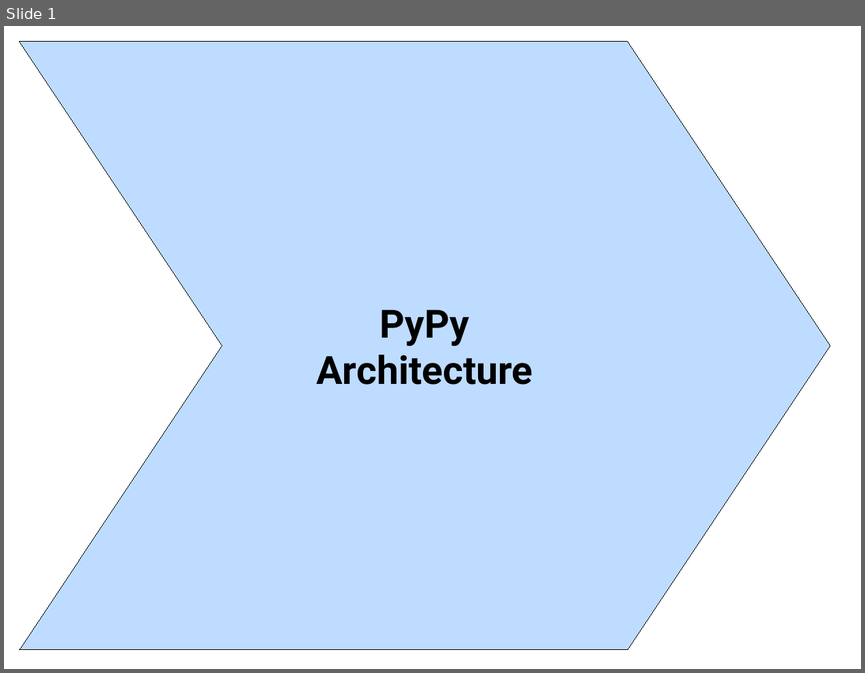
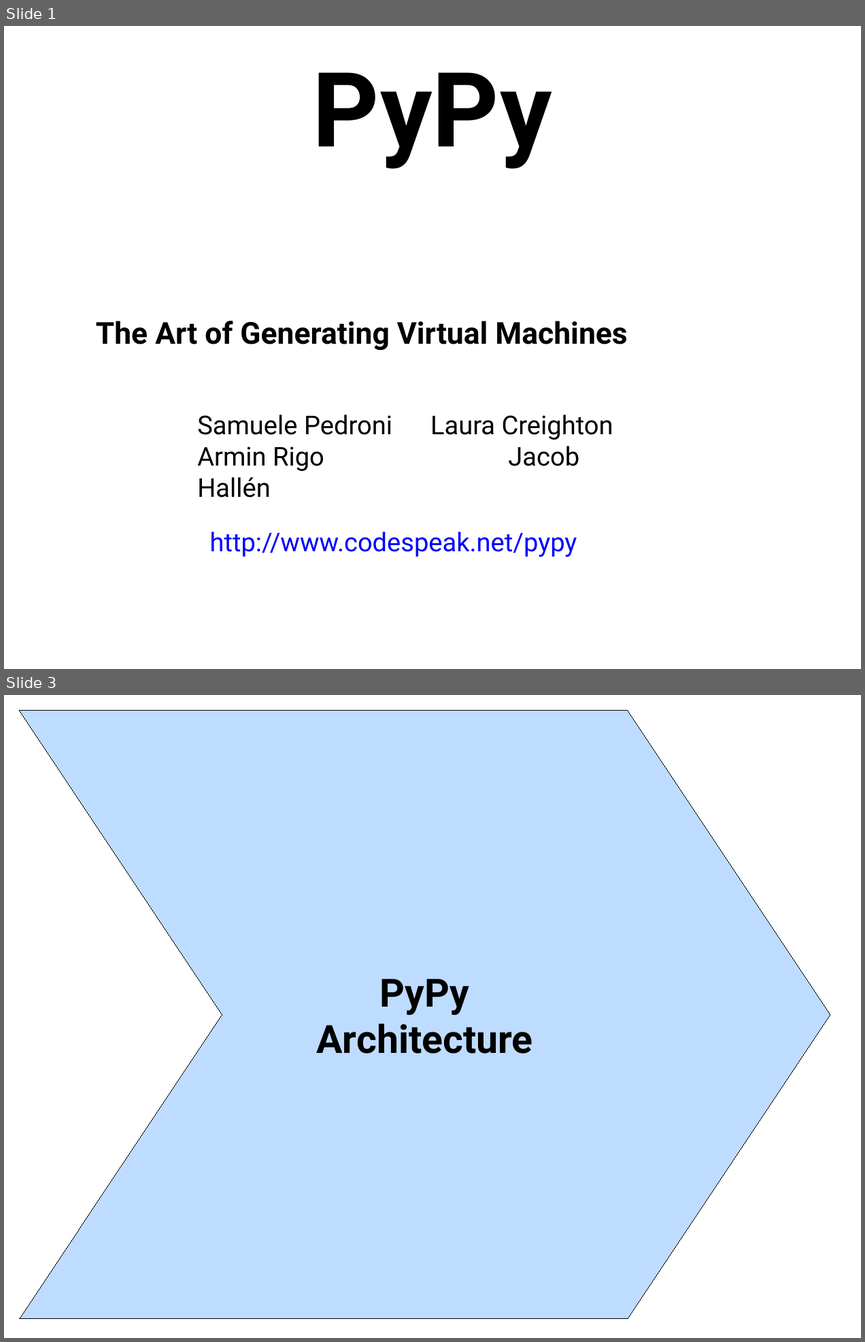
Before and after one commit to wdv4758h/pypy-extradoc, a slide deck: talk/roadshow-google/Pypy architecture.odp. Shown one above the other, each under a label of ours: slide 1 before the commit, slides 1 and 3 after it; the slides between them are not shown. The pictures are 865x673 and 865x1342 pixels, drawn with LibreOffice and Linux fonts; fonts in the diff are those of the drawing. Boxes give left, top, right and bottom in pixels: in the first picture for what was removed or moved away, otherwise in the second. Text is boxed around its words. In the diff, an @@ line names an element or a change of style, - is before the commit and + after.

Commit message:
Modified talk, added pdf version.

```diff
--- a/talk/roadshow-google/Pypy architecture.odp
+++ b/talk/roadshow-google/Pypy architecture.odp
@@ slide 1 added at (x1=4, y1=26, x2=861, y2=669), background #FFFFFF @@
@@ title added at (x1=313, y1=72, x2=552, y2=169), 96 pt, text #000000, bold @@
+PyPy
@@ text added at (x1=96, y1=320, x2=627, y2=350), 28 pt, text #000000, bold @@
+The Art of Generating Virtual Machines
@@ text added at (x1=197, y1=414, x2=613, y2=466), 24 pt, text #000000 @@
+Samuele Pedroni Laura Creighton
+Armin Rigo Jacob Hallén
@@ text added at (x1=210, y1=531, x2=577, y2=556), 24 pt, text #0000FF @@
+http://www.codespeak.net/pypy
@@ what was slide 1 is now slide 3 @@
```
Also in this commit, not shown: 2 slides changed, 1 other file.
